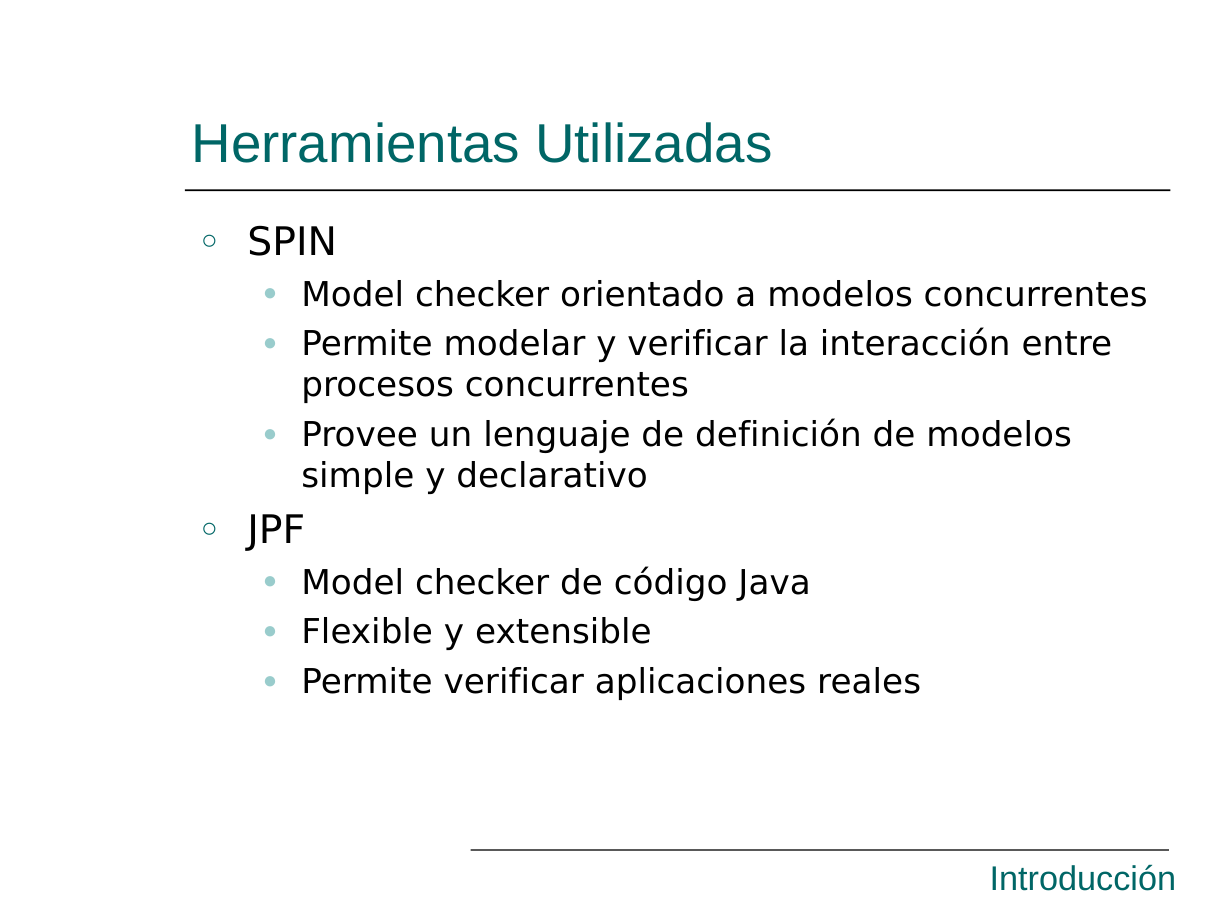
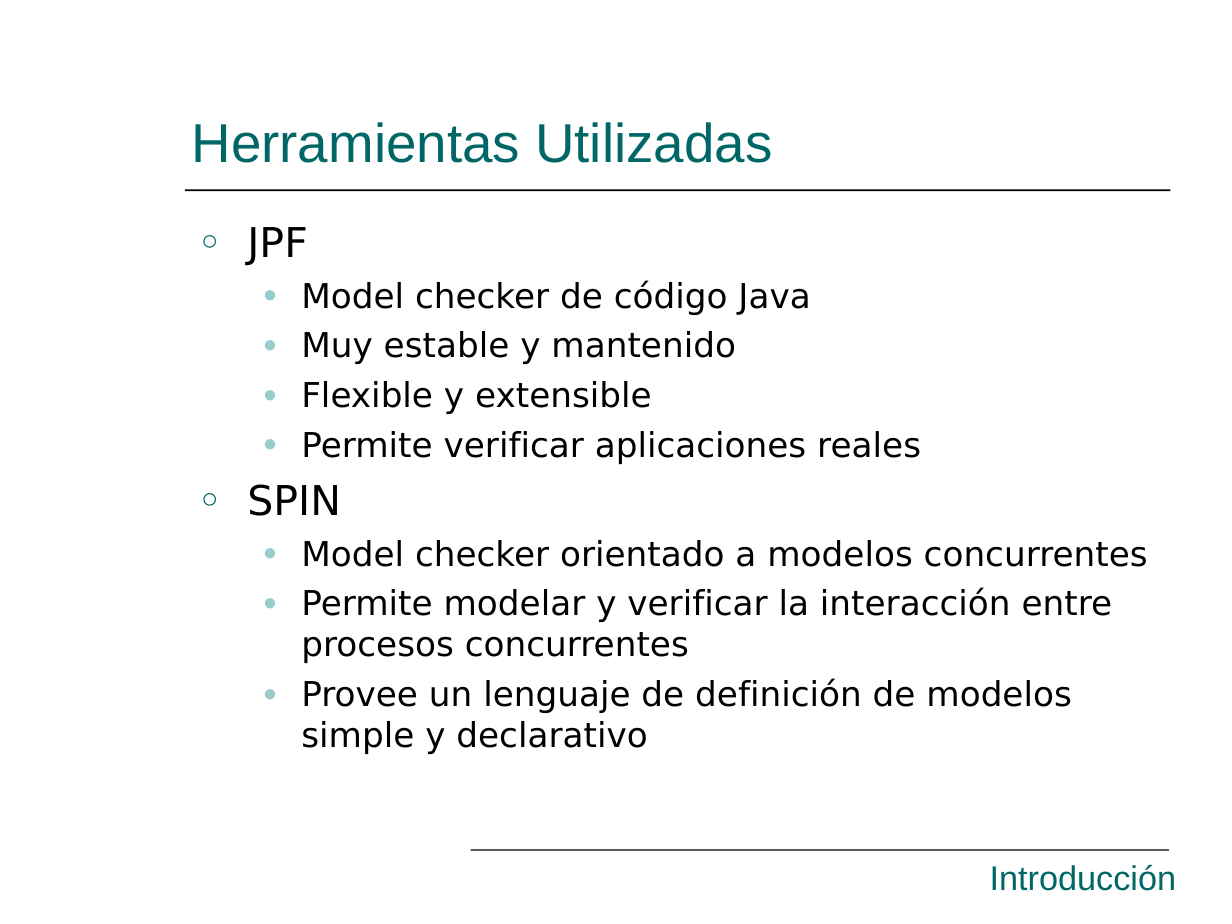
Before and after one commit to hugomelendez/tesis-jpf-2006, a slide deck: slide 9 of tesis-doc/Presentación.ppt. Drawn at 1232x924 pixels with LibreOffice and Linux fonts; fonts in the diff are those of the drawing. Boxes give left, top, right and bottom in pixels: in the first picture for what was removed or moved away, otherwise in the second. Text is boxed around its words. In the diff, an @@ line names an element or a change of style, - is before the commit and + after.

```diff
--- a/tesis-doc/Presentación.ppt
+++ b/tesis-doc/Presentación.ppt
@@ text at (247, 227, 921, 464): paragraphs added @@
+○ JPF
+  ● Model checker de código Java
+  ● Muy estable y mantenido
+  ● Flexible y extensible
+  ● Permite verificar aplicaciones reales
@@ text at (247, 484, 341, 516): size 23 to 24 pt in "SPIN" @@
@@ text at (247, 514, 921, 700): paragraphs removed @@
-○ JPF
-  ● Model checker de código Java
-  ● Flexible y extensible
-  ● Permite verificar aplicaciones reales
```
Also in this commit, not shown: 23 other slides changed, 4 slides added, 10 slides removed.
